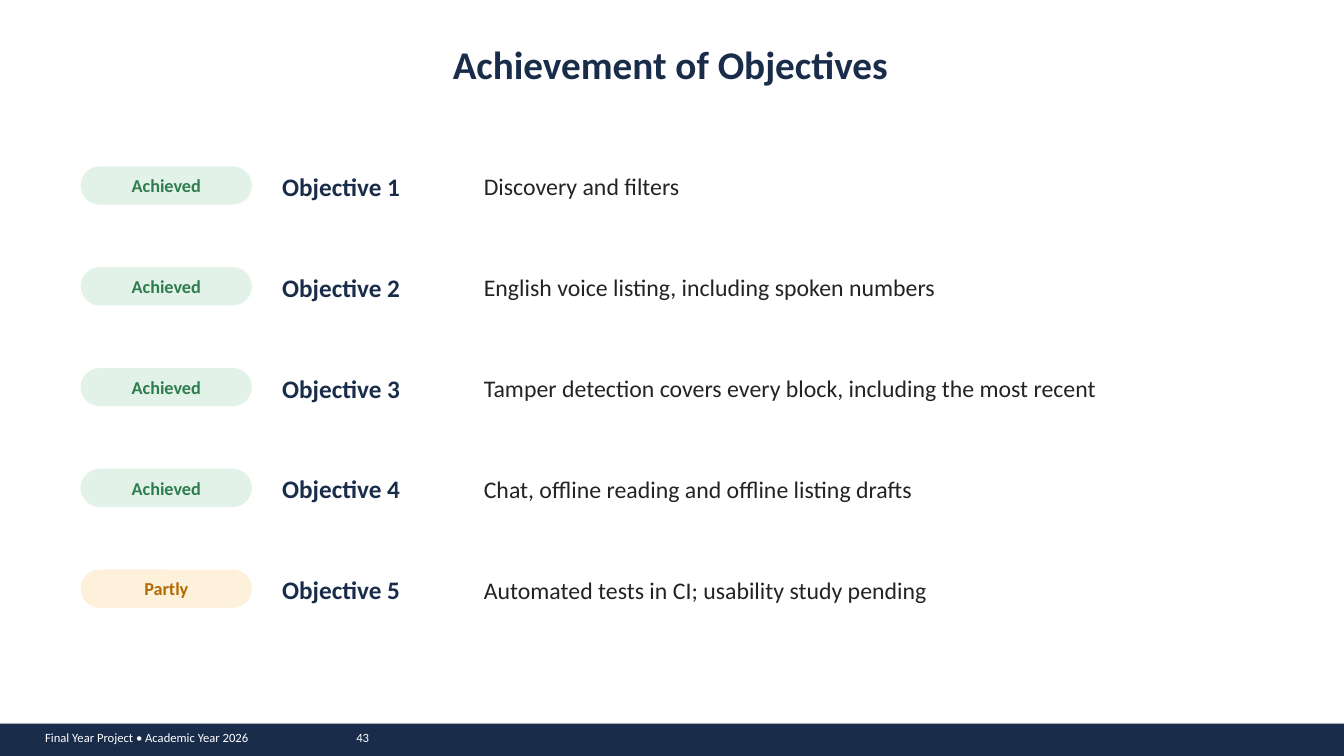
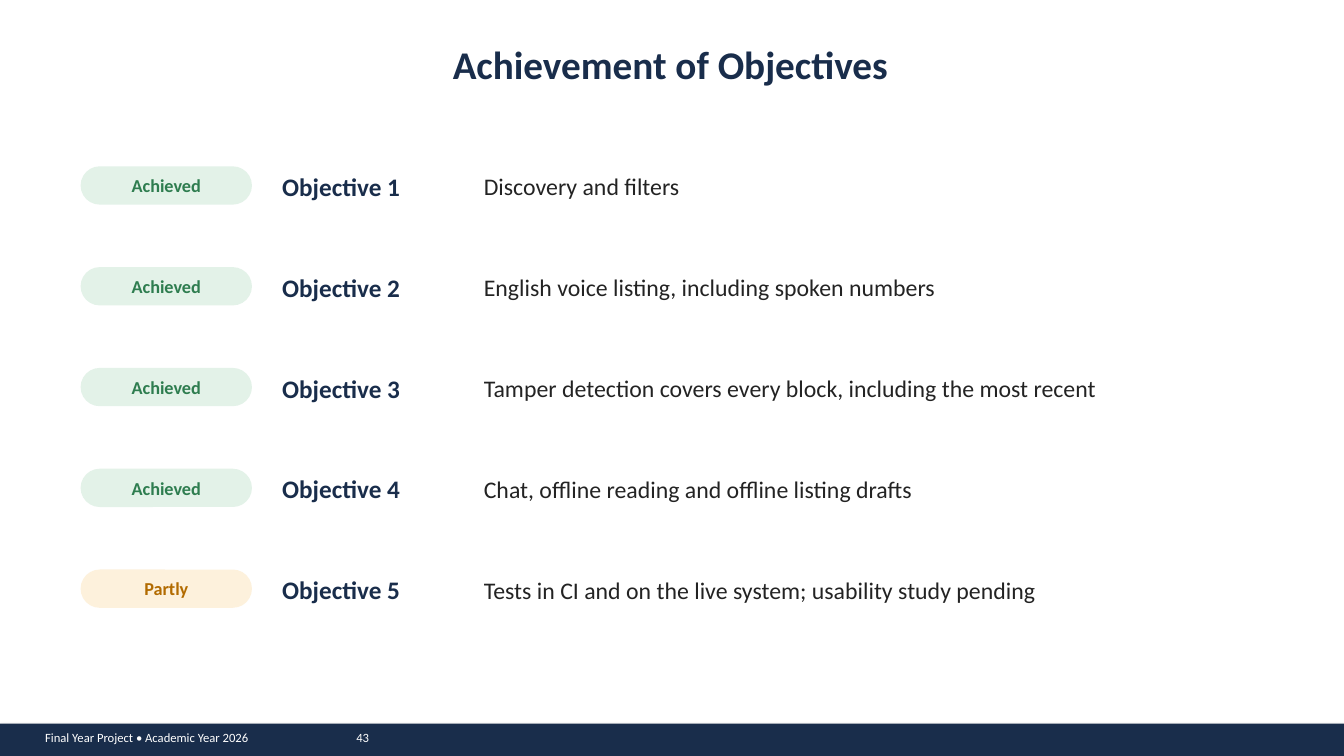
Before and after one commit to john-chola/ZamMarket, a slide deck: slide 43 of docs/presentation/ZamMarket_Presentation.pptx. Drawn at 1344x756 pixels with LibreOffice and Linux fonts; fonts in the diff are those of the drawing. Boxes give left, top, right and bottom in pixels: in the first picture for what was removed or moved away, otherwise in the second. Text is boxed around its words. In the diff, an @@ line names an element or a change of style, - is before the commit and + after.

```diff
--- a/docs/presentation/ZamMarket_Presentation.pptx
+++ b/docs/presentation/ZamMarket_Presentation.pptx
@@ text at (484,582,1035,603): text changed @@
-Automated tests in CI; usability study pending
+Tests in CI and on the live system; usability study pending
```
Also in this commit, not shown: 13 other slides changed, 2 other files.
